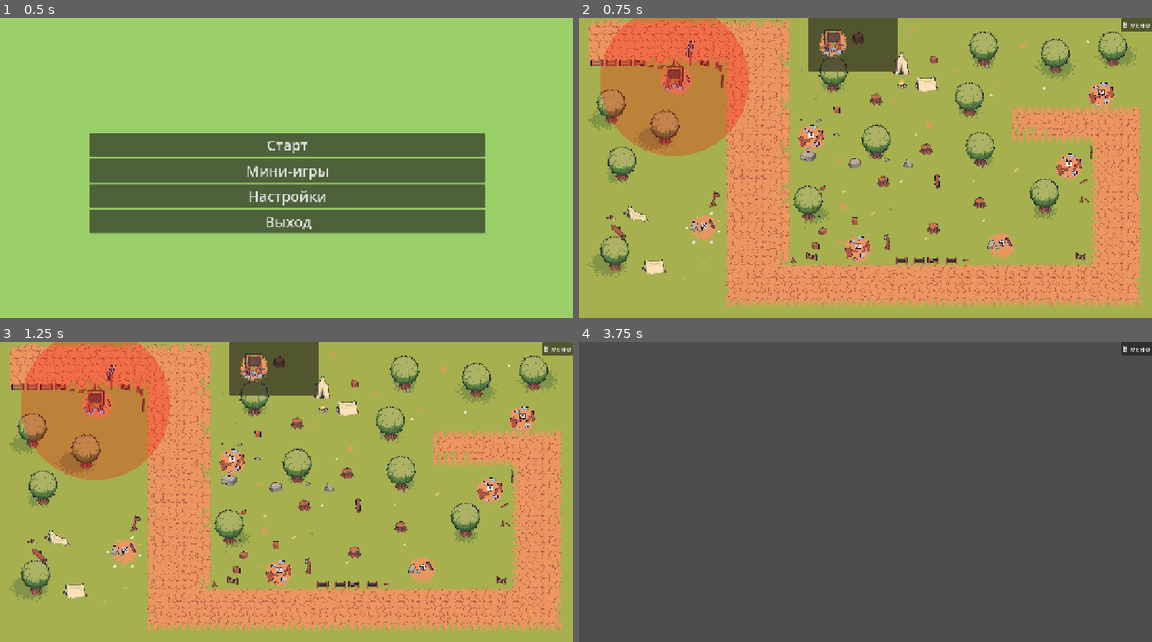
Above: before the commit, frames 1-4 (two rows, left to right).
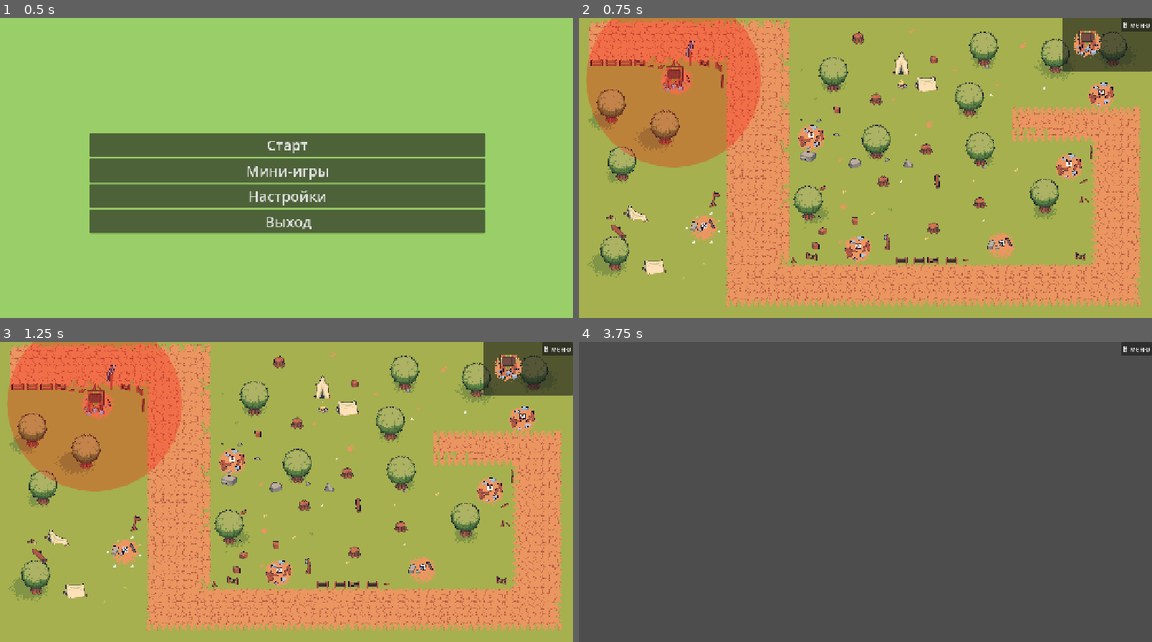
Above: after the commit, the same moments.

Repository: zxcnocok/tower-defence
Game: Godot game, scene res://menu.tscn
The game is run twice, just before and just after one commit, with the same random seed, the same clock (stepped at 60 frames per second) and the same inputs.
Inputs:
- Up to frame 1 (0.5 s): no input
- Up to frame 2 (0.75 s): click "Старт" at 0.5 s
- Up to frame 3 (1.25 s): no input
- Up to frame 4 (3.75 s): click "В меню" at 1.25 s; click "Старт" at 2 s; click "В меню" at 2.75 s; click "Мини-игры" at 3.5 s

Frame 1 is identical in both runs. In frame 2, 8.2% of the frame differs, in the area x 1-100%, y 0-50%; in frame 3, 8.2%; in frame 4, nothing differs.

Commit message:
проверка скрипта башен

Diff:
--- a/игра-2/arrow.gd
+++ b/игра-2/arrow.gd
@@ -1,68 +1,24 @@
 extends CharacterBody2D
 
-var target = null  # Конкретный враг для преследования
-var speed = 300.0  # Скорость стрелы
-var damage = 5
-var alive_time = 3.0  # Время жизни стрелы (автоудаление)
-var current_time = 0.0
+var target
+var Speed = 10
+var pathName = ""
+var arrowDamage
 
-func _ready():
-	# Автоматическое удаление через N секунд если не попала
-	set_physics_process(false)  # Ждем пока зададут цель
+func _physics_process(_delta):
+	var pathSpawnerNode = get_tree().get_root().get_node("Node2D2/Node2D2")
 
-func _physics_process(delta):
-	current_time += delta
+	for i in pathSpawnerNode.get_child_count():
+		if pathSpawnerNode.get_child(1).name == pathName:
+			target = pathSpawnerNode.get_child(1).get_child(0).get_child(0).global_position
 
-	# Удаляем если стрела слишком долго летит
-	if current_time >= alive_time:
-		queue_free()
-		return
 
-	# Если цель уничтожена - удаляем стрелу
-	if target and not is_instance_valid(target):
-		queue_free()
-		return
+	velocity = global_position.direction_to(target) *Speed
 
-	# Летим к цели
-	if target and is_instance_valid(target):
-		var direction = global_position.direction_to(target.global_position)
-		velocity = direction * speed
-
-		look_at(target.global_position)
-	else:
-		# Если нет цели - летим прямо
-		velocity = transform.x * speed
+	look_at(target)
 
 	move_and_slide()
-
-	# Проверяем столкновения
-	for i in get_slide_collision_count():
-		var collision = get_slide_collision(i)
-		_check_collision(collision.get_collider())
-
-func setup(new_target, new_damage):
-	# Инициализация стрелы
-	target = new_target
-	damage = new_damage
-	set_physics_process(true)
-	look_at(target.global_position)
-
-func _check_collision(body):
-	# Проверяем столкновение с врагом
-	if body and body.is_in_group("enemies"):
-		print("Стрела попала в: ", body.name)
-
-		# Наносим урон
-		if body.has_method("take_damage"):
-			body.take_damage(damage)
-		elif body.has_method("hit"):
-			body.hit(damage)
-		elif "health" in body:
-			body.health -= damage
-
-		# Удаляем стрелу
-		queue_free()
-
-# Альтернативно, можно использовать Area2D для обнаружения
-func _on_hitbox_body_entered(body):
-	_check_collision(body)
+func _on_area_2d_body_entered(body):
+	if "CharacterBody2D" in body.name:
+			body.max_health -= arrowDamage
+			queue_free()
--- a/игра-2/idle2.tscn
+++ b/игра-2/idle2.tscn
@@ -43,7 +43,7 @@
 }]
 
 [sub_resource type="CircleShape2D" id="CircleShape2D_2jock"]
-radius = 167.24234
+radius = 197.0406
 
 [sub_resource type="StyleBoxFlat" id="StyleBoxFlat_2jock"]
 bg_color = Color(1, 0, 0, 0.2627451)
@@ -80,8 +80,8 @@
 [node name="AttackTimer" type="Timer" parent="."]
 
 [node name="Area" type="Panel" parent="."]
-offset_left = -166.0
-offset_top = -134.0
-offset_right = 167.0
-offset_bottom = 203.0
+offset_left = -197.0
+offset_top = -163.0
+offset_right = 194.0
+offset_bottom = 228.0
 theme_override_styles/panel = SubResource("StyleBoxFlat_2jock")
--- a/игра-2/idle2_panel.tscn
+++ b/игра-2/idle2_panel.tscn
@@ -40,7 +40,9 @@
 }]
 
 [node name="Idle2Panel" type="Panel"]
-offset_right = 80.0
+texture_filter = 1
+offset_left = 1200.0
+offset_right = 1280.0
 offset_bottom = 80.0
 script = ExtResource("1_pq2qg")
 
--- a/игра-2/idle_2.gd
+++ b/игра-2/idle_2.gd
@@ -1,59 +1,50 @@
 extends Node2D
+
 
 var arrow = preload("res://arrow.tscn")
 var arrowDamage = 5
-var currTarget = null
-var attackCooldown = 1.0
-var timeSinceLastShot = 0.0
+var pathName
+var currTargets = []
+var curr
 
 func _ready():
-	print("Башня инициализирована")
+	print("hello")
+func _process(_delta):
+	if is_instance_valid(curr):
+		self.look_at(curr.global_position)
+	else:
+		for i in get_node("ArrowContainer").get_child_count():
+			get_node("ArrowContainer").get_child(i).queue_free()
 
-func _process(delta):
-	if currTarget and is_instance_valid(currTarget):
-		timeSinceLastShot += delta
-		look_at(currTarget.global_position)
-
-		if timeSinceLastShot >= attackCooldown:
-			_shoot_arrow()
-			timeSinceLastShot = 0.0
-	elif $ArrowContainer.get_child_count() > 0:
-		# Очистка старых стрел
-		for arrow in $ArrowContainer.get_children():
-			arrow.queue_free()
 
 func _on_tower_body_entered(body):
-	# Лучшая проверка врага
-	if body.is_in_group("enemies"):
-		print("Враг вошел: ", body.name)
-		if currTarget == null or not is_instance_valid(currTarget):
-			currTarget = body
+	if "CharacterBody2D" in body.name:
+		var tempArray = []
+		currTargets = get_node("Tower").get_overlapping_bodies()
+		print(currTargets)
 
-func _on_tower_body_exited(body):
-	if body == currTarget:
-		print("Враг вышел: ", body.name)
-		currTarget = null
+		for i in currTargets:
+			if "CharacterBody2D" in i.name:
+				tempArray.append(i)
 
-		# Ищем нового врага
-		var bodies = $Tower.get_overlapping_bodies()
-		for b in bodies:
-			if b.is_in_group("enemies"):
-				currTarget = b
-				break
+		var currTarget = null
 
-func _shoot_arrow():
-	if currTarget and is_instance_valid(currTarget):
-		var newArrow = arrow.instantiate()
+		for i in tempArray:
+			if currTarget == null:
+				currTarget = i.get_node("../")
+			else:
+				if i.get_parrent().get_progress() > currTarget.get_progress():
+					currTarget = i.get_node("../")
 
-		# Передаем цель и урон
-		if newArrow.has_method("setup"):
-			newArrow.setup(currTarget, arrowDamage)
-		else:
-			# Для обратной совместимости
-			newArrow.target = currTarget
-			newArrow.damage = arrowDamage
+		curr = currTarget
+		pathName = currTarget.get_parent().name
 
-		$ArrowContainer.add_child(newArrow)
-		newArrow.global_position = $Aim.global_position
+		var tempArrow  = arrow.instantiate()
+		tempArrow.pathName = pathName
+		tempArrow.arrowDamage = arrowDamage
+		get_node("ArrowContainer").add_child(tempArrow)
+		tempArrow.global_position = $Aim.global_position
 
-		print("Выстрел по ", currTarget.name)
+
+func _on_tower_body_exited(_body):
+	currTargets = get_node("Tower").get_overlapping_bodies()
--- a/игра-2/idle_2_panel.gd
+++ b/игра-2/idle_2_panel.gd
@@ -1,104 +1,36 @@
 extends Panel
 
+
 @onready var tower = preload("res://idle2.tscn")
-var dragTower = null
-var isDragging = false
-var dragOffset = Vector2.ZERO
+var currTile
 
-func _ready():
-	# Включаем обработку ввода
-	mouse_filter = MOUSE_FILTER_PASS
+func _on_gui_input(event):
+	var tempTower = tower.instantiate()
+	if event is InputEventMouseButton and event.button_mask == 1:
 
-func _gui_input(event):
-	if event is InputEventMouseButton:
-		if event.button_index == MOUSE_BUTTON_LEFT:
-			if event.pressed:
-				# Начало перетаскивания
-				_on_mouse_down(event)
-			else:
-				# Завершение перетаскивания
-				_on_mouse_up(event)
+		add_child(tempTower)
 
-	elif event is InputEventMouseMotion and isDragging:
-		# Перемещение башни
-		_on_mouse_move(event)
+		tempTower.process_mode = Node.PROCESS_MODE_DISABLED
 
-func _on_mouse_down(event):
-	if dragTower == null:
-		# Создаем новую башню для перетаскивания
-		dragTower = tower.instantiate()
-		add_child(dragTower)
+		tempTower.scale = Vector2(0.32,0.32)
 
-		# Устанавливаем начальную позицию
-		dragTower.position = get_local_mouse_position() - dragTower.size / 2
-		dragTower.scale = Vector2(0.32, 0.32)
+	elif event is InputEventMouseButton and event.button_mask == 1:
+		if get_child_count() > 1:
+			get_child(1).global_position = event.global_position
 
-		# Сохраняем смещение курсора от центра башни
-		dragOffset = dragTower.position - get_local_mouse_position()
+	elif event is InputEventMouseButton and event.button_mask == 0:
 
-		isDragging = true
+		if event.global_position.x >= 510:
+			if get_child_count() > 1:
+				get_child(1).queue_free()
+		else:
+			if get_child_count() > 1:
+				get_child(1).queue_free()
+			var path = get_tree().get_root().get_node("Node2D2/Towers")
 
-		# Отключаем физику во время перетаскивания
-		dragTower.process_mode = Node.PROCESS_MODE_DISABLED
-		print("Начато перетаскивание")
-
-func _on_mouse_move(event):
-	if isDragging and dragTower:
-		# Обновляем позицию башни
-		dragTower.position = get_local_mouse_position() + dragOffset
-
-func _on_mouse_up(event):
-	if isDragging and dragTower:
-		var dropPosition = get_global_mouse_position()
-
-		# Проверяем, можно ли разместить здесь башню
-		if _can_place_tower(dropPosition):
-			# Размещаем башню на игровом поле
-			var path = get_tree().root.get_node("Node2D2/Towers")
-			if path:
-				# Удаляем из панели
-				remove_child(dragTower)
-
-				# Добавляем на игровое поле
-				path.add_child(dragTower)
-				dragTower.global_position = dropPosition
-
-				# Включаем обработку
-				dragTower.process_mode = Node.PROCESS_MODE_INHERIT
-
-				print("Башня размещена в позиции: ", dropPosition)
-			else:
-				print("Ошибка: нод для размещения не найден")
-				dragTower.queue_free()
-		else:
-			# Нельзя разместить - удаляем
-			dragTower.queue_free()
-			print("Нельзя разместить здесь")
-
-		# Сбрасываем состояние
-		dragTower = null
-		isDragging = false
-
-func _can_place_tower(position):
-	# Проверка на размещение
-	# 1. Не выходит за границы игровой области
-	if position.x < 510:  # Примерная граница
-		return true
-	return false
-
-# Альтернативная версия с использованием Area2D для проверки коллизий
-func _can_place_tower_v2(position):
-	var spaceState = get_world_2d().direct_space_state
-	var query = PhysicsRayQueryParameters2D.create(position, position, 1)
-	query.collide_with_areas = true
-	query.collide_with_bodies = true
-	query.exclude = []
-
-	var result = spaceState.intersect_ray(query)
-
-	# Если есть столкновение, нельзя разместить
-	if result:
-		print("Столкновение с: ", result.collider.name)
-		return false
-
-	return true
+			path.add_child(tempTower)
+			tempTower.global_position = event.global_position()
+			tempTower.get_node("Area").hide()
+	else:
+		if get_child_count() > 1:
+			get_child(1).queue_free()
--- a/игра-2/main.tscn
+++ b/игра-2/main.tscn
@@ -445,6 +445,7 @@
 [node name="Node2D2" parent="." instance=ExtResource("67_uqk8q")]
 
 [node name="CharacterBody2D" parent="Node2D2" instance=ExtResource("12_rqtf5")]
+script = null
 
 [node name="Node" type="Node" parent="."]
 
--- a/игра-2/ui.tscn
+++ b/игра-2/ui.tscn
@@ -5,8 +5,8 @@
 [node name="UI" type="CanvasLayer"]
 
 [node name="Panel" type="Panel" parent="."]
-offset_left = 512.0
-offset_right = 712.0
+offset_left = 1080.0
+offset_right = 1280.0
 offset_bottom = 120.0
 size_flags_horizontal = 0
 
Not shown: 1 places in игра-2/main.tscn that only renumber resources
